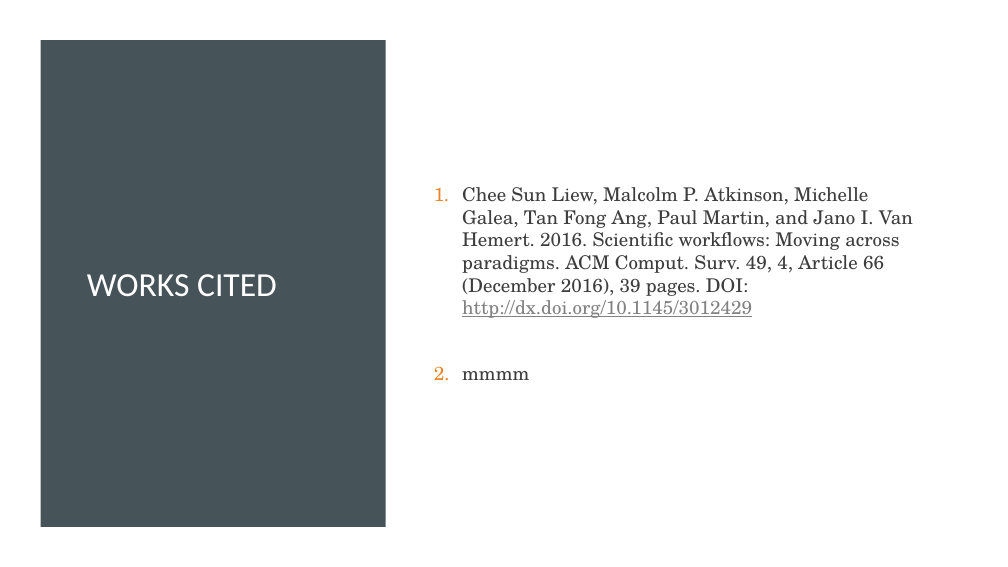
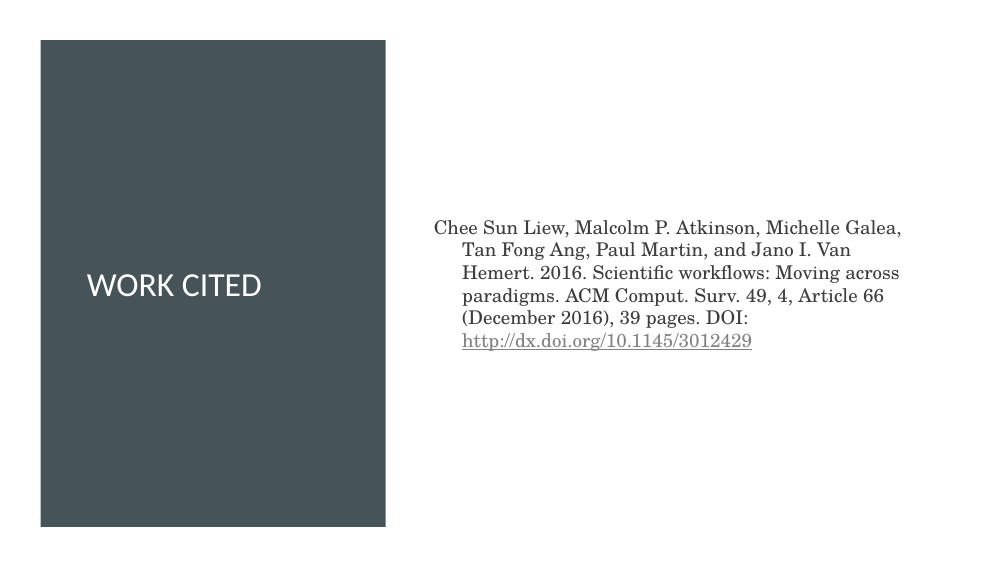
Before and after one commit to shodor-education/petascale-semester-curriculum, a slide deck: slide 19 of units/10/lessons/5/resources/petascale-lesson-10.5-slides.pptx (slide 17 before the commit). Drawn at 1008x567 pixels with LibreOffice and Linux fonts; fonts in the diff are those of the drawing. Boxes give left, top, right and bottom in pixels: in the first picture for what was removed or moved away, otherwise in the second. Text is boxed around its words. In the diff, an @@ line names an element or a change of style, - is before the commit and + after.

```diff
--- a/units/10/lessons/5/resources/petascale-lesson-10.5-slides.pptx
+++ b/units/10/lessons/5/resources/petascale-lesson-10.5-slides.pptx
@@ text "Chee Sun Liew, Malcolm P. ..." at [434, 220, 901, 351]: bullet 1. to none @@
@@ title at [87, 274, 262, 296]: text changed @@
-WORKS CITED
+WORK CITED
@@ text at [462, 371, 529, 380]: paragraph removed @@
-2. mmmm
```
Also in this commit, not shown: 2 slides added, 47 other files.
